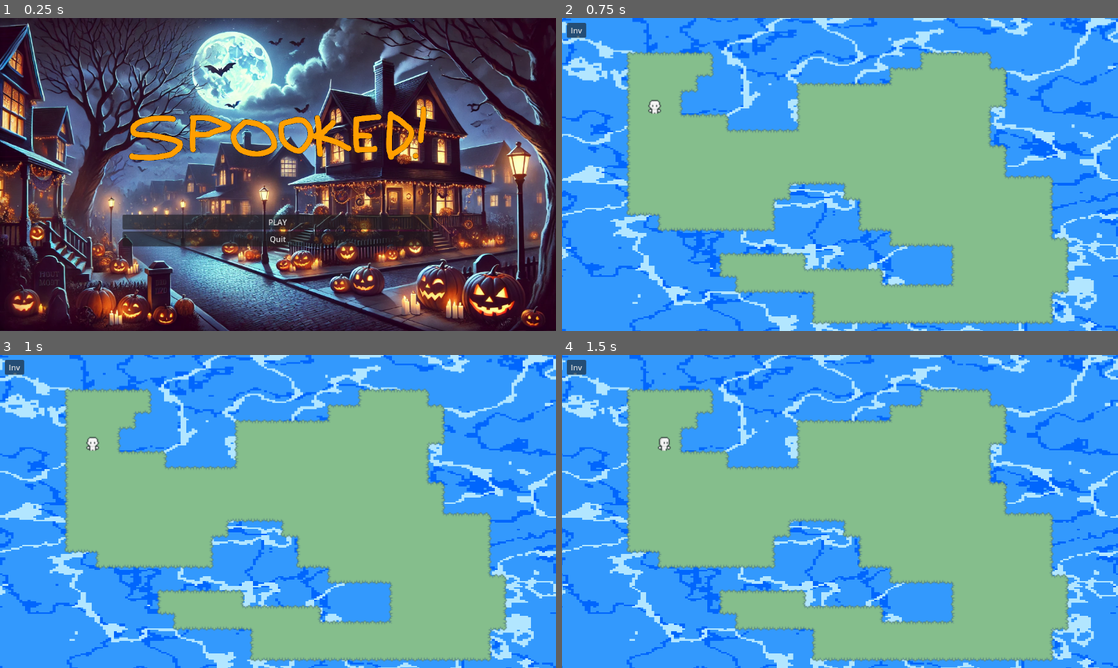
Above: before the commit, frames 1-4 (two rows, left to right).
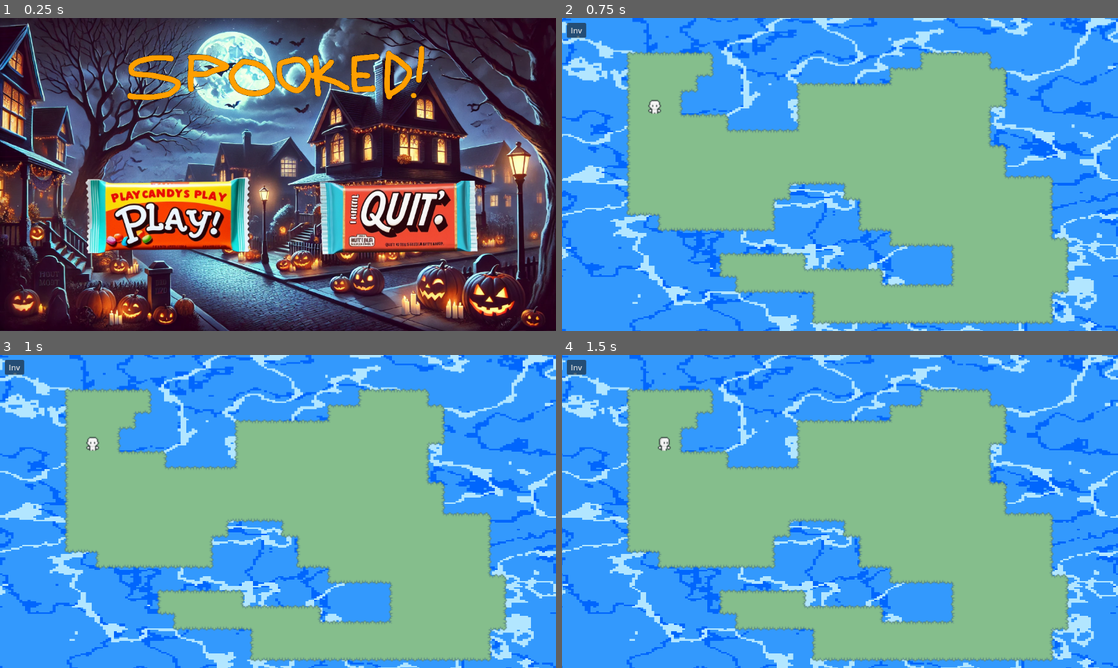
Above: after the commit, the same moments.

Repository: coryo12345/simple-godot-intro
Game: Godot game, scene res://scenes/MainMenu/main_menu.tscn
Two runs of this game, one before a commit and one after it. Both use one fixed random seed, a clock stepped at 60 frames per second and the inputs below. Before the commit the project starts from res://main_menu.tscn.
Inputs (mouse positions are in pixels of both pictures, inside the frame that each line leads up to; where the layout moved, square brackets give the same spot in the first picture):
- Up to frame 1 (0.25 s): no input
- Up to frame 2 (0.75 s): click (728, 215) [840, 221] at 0.5 s
- Up to frame 3 (1 s): no input
- Up to frame 4 (1.5 s): move the mouse to (962, 495) at 1.27 s; hold D (move_right) from 1.28 s (still down)

The runs differ from the first frame. In frame 1, 19% of the frame differs, in the area x 15-86%, y 8-76%; in frame 2, nothing differs; in frame 3, nothing differs; in frame 4, nothing differs.

Commit message:
main menu

Diff:
--- a/main_menu.tscn
+++ /dev/null
@@ -1,63 +0,0 @@
-[gd_scene load_steps=6 format=3 uid="uid://dj2bajyve8n4n"]
-
-[ext_resource type="Texture2D" uid="uid://l0mpd6fby5dn" path="res://assets/img/town.png" id="1_2td0u"]
-[ext_resource type="Script" path="res://assets/scripts/main_menu.gd" id="1_kdabs"]
-[ext_resource type="PackedScene" uid="uid://cv5pi8fhbqr0k" path="res://scenes/World.tscn" id="2_hk86v"]
-[ext_resource type="Texture2D" uid="uid://c0ou6uxlswpap" path="res://assets/img/spooked.png" id="4_ewpxg"]
-
-[sub_resource type="StyleBoxEmpty" id="StyleBoxEmpty_o50h1"]
-content_margin_bottom = 100.0
-
-[node name="MainMenu" type="Control"]
-layout_mode = 3
-anchors_preset = 15
-anchor_right = 1.0
-anchor_bottom = 1.0
-grow_horizontal = 2
-grow_vertical = 2
-script = ExtResource("1_kdabs")
-new_game_scene = ExtResource("2_hk86v")
-
-[node name="Background" type="TextureRect" parent="."]
-layout_mode = 1
-anchors_preset = 15
-anchor_right = 1.0
-anchor_bottom = 1.0
-grow_horizontal = 2
-grow_vertical = 2
-texture = ExtResource("1_2td0u")
-expand_mode = 3
-
-[node name="VBoxContainer" type="VBoxContainer" parent="."]
-layout_mode = 1
-anchors_preset = 8
-anchor_left = 0.5
-anchor_top = 0.5
-anchor_right = 0.5
-anchor_bottom = 0.5
-offset_left = -23.5
-offset_top = -33.0
-offset_right = 23.5
-offset_bottom = 33.0
-grow_horizontal = 2
-grow_vertical = 2
-
-[node name="PanelContainer" type="PanelContainer" parent="VBoxContainer"]
-layout_mode = 2
-theme_override_styles/panel = SubResource("StyleBoxEmpty_o50h1")
-
-[node name="Title" type="TextureRect" parent="VBoxContainer/PanelContainer"]
-layout_mode = 2
-texture = ExtResource("4_ewpxg")
-
-[node name="Play" type="Button" parent="VBoxContainer"]
-layout_mode = 2
-size_flags_vertical = 0
-text = "PLAY"
-
-[node name="Quit" type="Button" parent="VBoxContainer"]
-layout_mode = 2
-text = "Quit"
-
-[connection signal="pressed" from="VBoxContainer/Play" to="." method="on_play_pressed"]
-[connection signal="pressed" from="VBoxContainer/Quit" to="." method="on_quit_pressed"]
--- a/project.godot
+++ b/project.godot
@@ -11,7 +11,7 @@
 [application]
 
 config/name="islandtest"
-run/main_scene="res://main_menu.tscn"
+run/main_scene="res://scenes/MainMenu/main_menu.tscn"
 config/features=PackedStringArray("4.3", "Forward Plus")
 boot_splash/bg_color=Color(0.372549, 0.321569, 0.364706, 1)
 boot_splash/image="res://assets/img/ghost.png"
--- /dev/null
+++ b/scenes/MainMenu/main_menu.tscn
@@ -0,0 +1,65 @@
+[gd_scene load_steps=8 format=3 uid="uid://dj2bajyve8n4n"]
+
+[ext_resource type="Script" path="res://assets/scripts/main_menu.gd" id="1_cjuv0"]
+[ext_resource type="PackedScene" uid="uid://cv5pi8fhbqr0k" path="res://scenes/World.tscn" id="2_2g105"]
+[ext_resource type="Texture2D" uid="uid://l0mpd6fby5dn" path="res://assets/img/town.png" id="3_sobe8"]
+[ext_resource type="Texture2D" uid="uid://c0ou6uxlswpap" path="res://assets/img/spooked.png" id="4_pd34k"]
+[ext_resource type="Texture2D" uid="uid://b76pum4l3or77" path="res://assets/img/quit_button.png" id="5_lce4i"]
+[ext_resource type="Script" path="res://scenes/MainMenu/rotate_on_hover.gd" id="6_cxsed"]
+[ext_resource type="Texture2D" uid="uid://bc4ea8ck6bd3b" path="res://assets/img/play_button.png" id="7_f8g8s"]
+
+[node name="MainMenu" type="Control"]
+layout_mode = 3
+anchors_preset = 15
+anchor_right = 1.0
+anchor_bottom = 1.0
+grow_horizontal = 2
+grow_vertical = 2
+script = ExtResource("1_cjuv0")
+new_game_scene = ExtResource("2_2g105")
+
+[node name="Background" type="TextureRect" parent="."]
+layout_mode = 1
+anchors_preset = 15
+anchor_right = 1.0
+anchor_bottom = 1.0
+grow_horizontal = 2
+grow_vertical = 2
+texture = ExtResource("3_sobe8")
+expand_mode = 3
+
+[node name="Title" type="TextureRect" parent="."]
+layout_mode = 2
+offset_left = 250.0
+offset_top = 51.0
+offset_right = 894.0
+offset_bottom = 178.0
+texture = ExtResource("4_pd34k")
+
+[node name="QuitImg" type="TextureButton" parent="."]
+layout_mode = 2
+offset_left = 659.0
+offset_top = 328.0
+offset_right = 991.0
+offset_bottom = 499.0
+size_flags_horizontal = 10
+size_flags_vertical = 4
+texture_normal = ExtResource("5_lce4i")
+ignore_texture_size = true
+stretch_mode = 5
+script = ExtResource("6_cxsed")
+
+[node name="PlayImg" type="TextureButton" parent="."]
+layout_mode = 2
+offset_left = 173.0
+offset_top = 320.0
+offset_right = 519.0
+offset_bottom = 493.0
+size_flags_horizontal = 6
+texture_normal = ExtResource("7_f8g8s")
+ignore_texture_size = true
+stretch_mode = 5
+script = ExtResource("6_cxsed")
+
+[connection signal="pressed" from="QuitImg" to="." method="on_quit_pressed"]
+[connection signal="pressed" from="PlayImg" to="." method="on_play_pressed"]
--- /dev/null
+++ b/scenes/MainMenu/rotate_on_hover.gd
@@ -0,0 +1,12 @@
+extends Control
+
+const ROTATION_FACTOR = 0.1
+
+func _ready():
+    self.pivot_offset = self.size / 2
+    mouse_entered.connect(rotate.bind(-ROTATION_FACTOR))
+    mouse_exited.connect(rotate.bind(ROTATION_FACTOR))
+
+
+func rotate(deg):
+    self.rotation += deg
Binary file added: assets/img/play_button.png
Not shown, added: assets/img/play_button.png.import
Binary file added: assets/img/quit_button.png
Not shown, added: assets/img/quit_button.png.import
